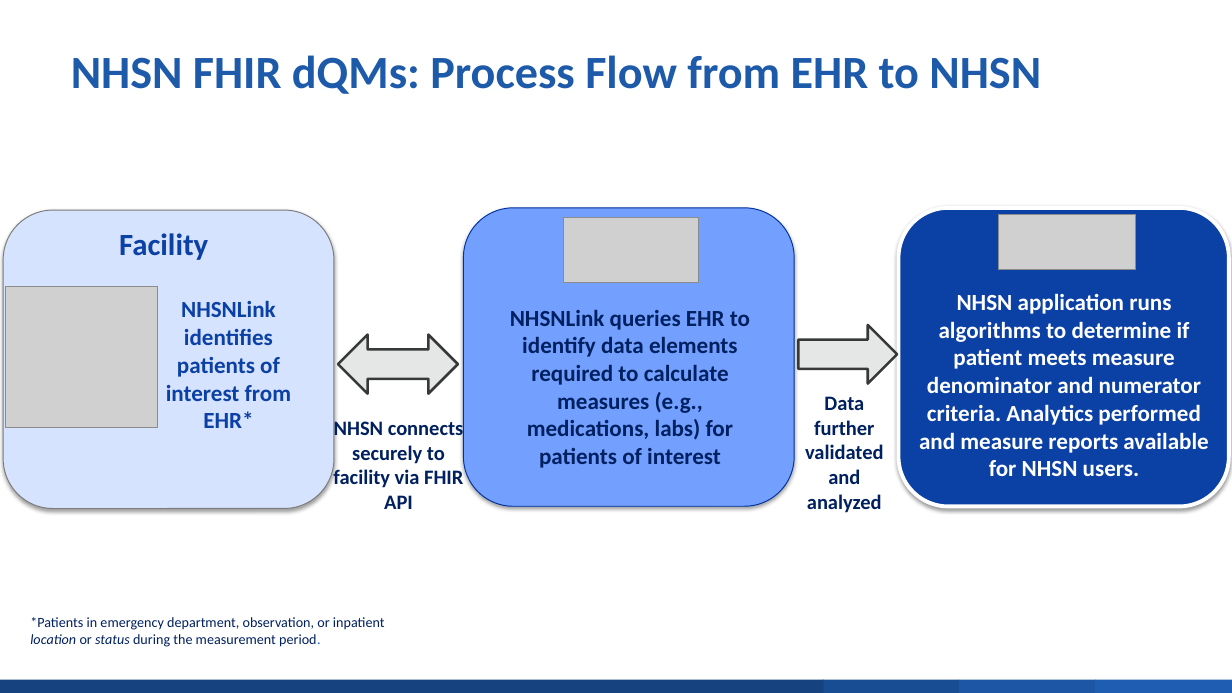
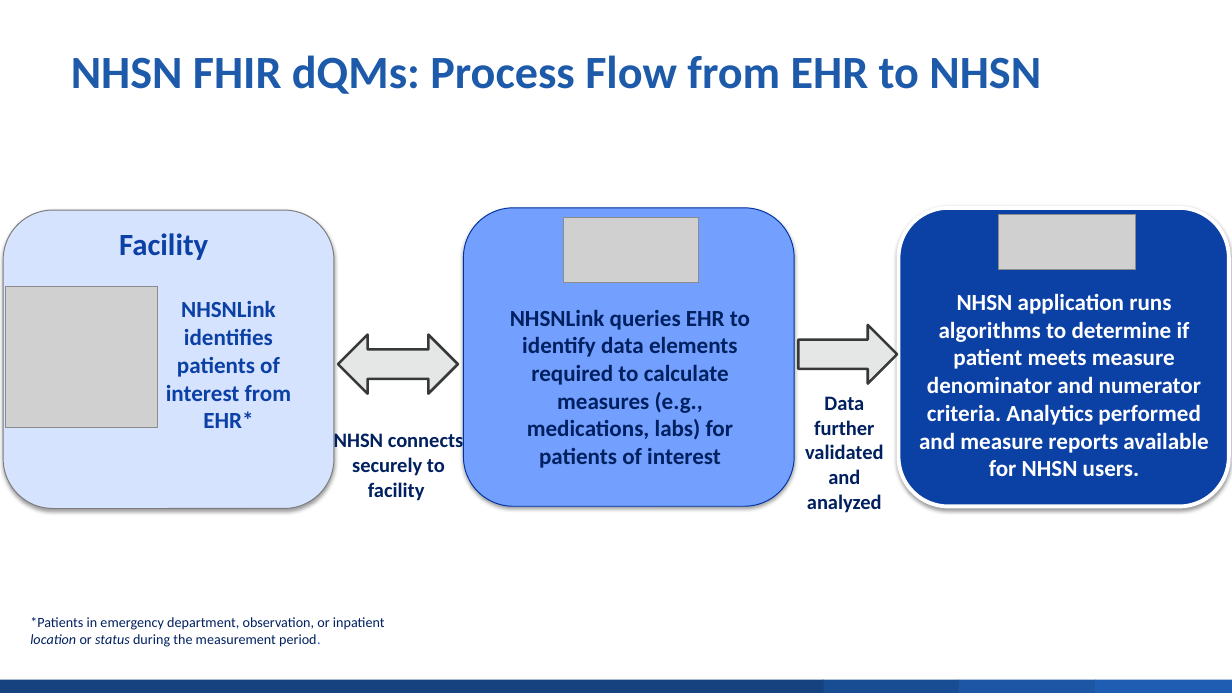
Before and after one commit to lantanagroup/safr-content-ig, a slide deck: slide 1 of input/images/NHSN FHIR dQMs.pptx. Drawn at 1232x693 pixels with LibreOffice and Linux fonts; fonts in the diff are those of the drawing; grey boxes stand for pictures. Boxes give left, top, right and bottom in pixels: in the first picture for what was removed or moved away, otherwise in the second. Text is boxed around its words. In the diff, an @@ line names an element or a change of style, - is before the commit and + after.

```diff
--- a/input/images/NHSN FHIR dQMs.pptx
+++ b/input/images/NHSN FHIR dQMs.pptx
@@ text in rounded rectangle at (334, 430, 464, 501): text changed @@
-NHSN connects securely to facility via FHIR API
+NHSN connects securely to facility
```
